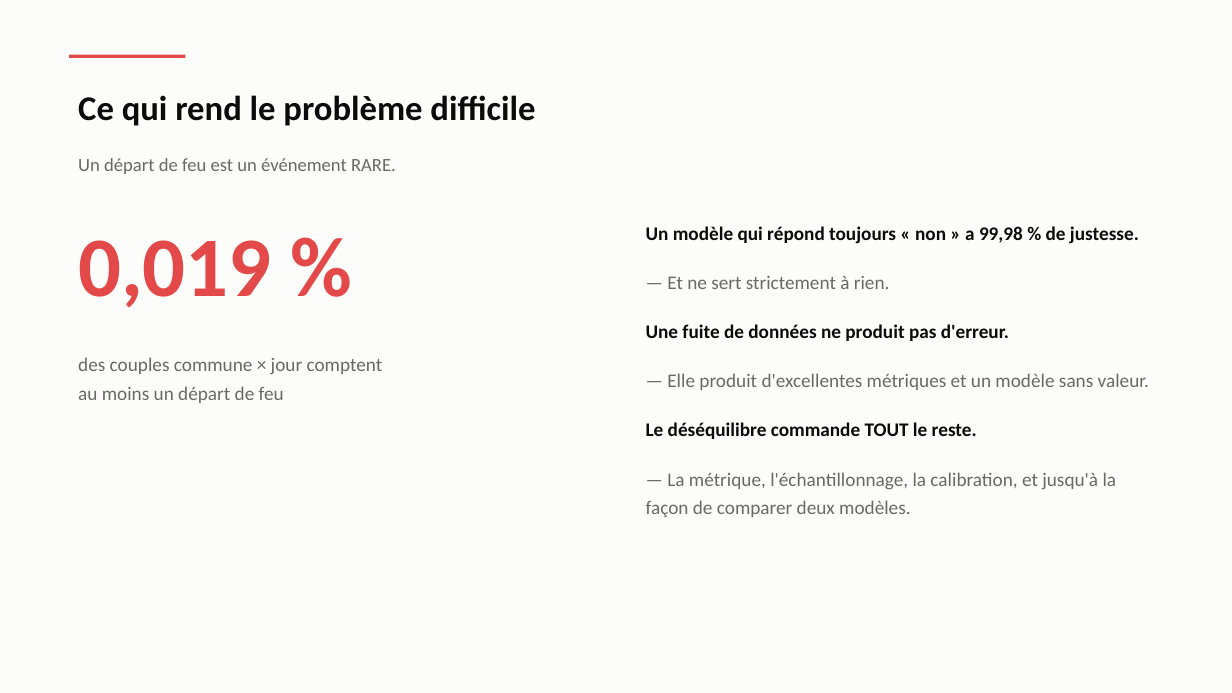
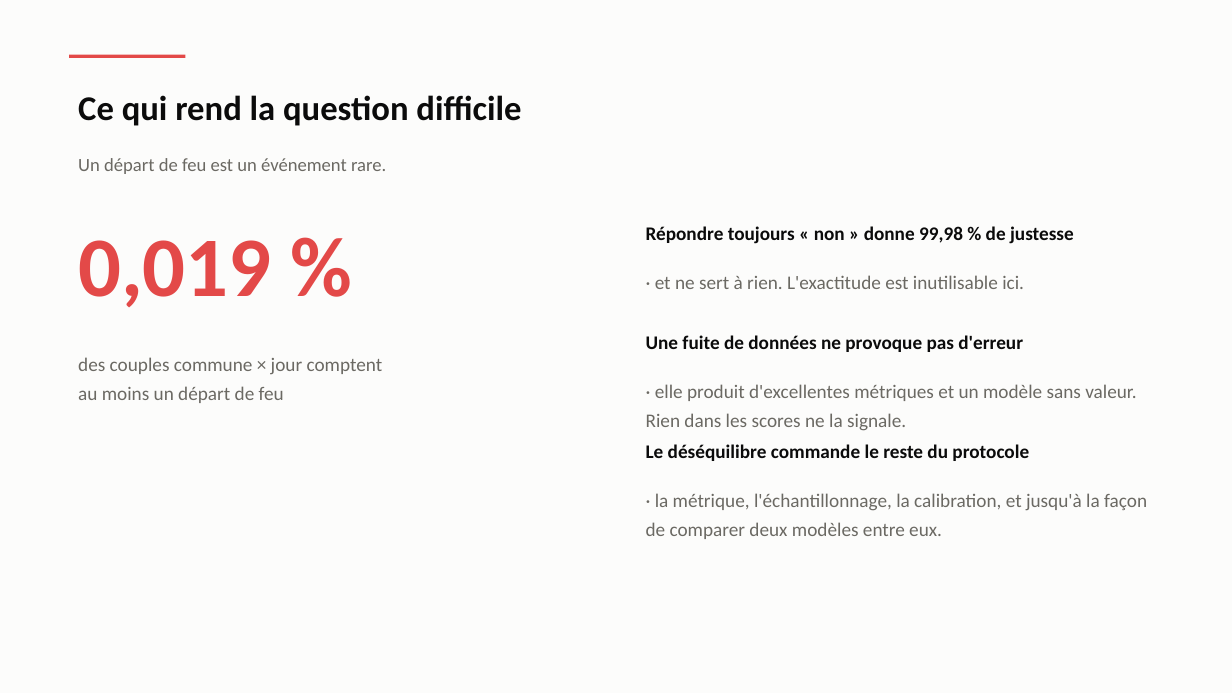
Before and after one commit to Hierogifle/terre-vent-feu-eau-data, a slide deck: slide 7 of presentation/soutenance.pptx (slide 3 before the commit). Drawn at 1232x693 pixels with LibreOffice and Linux fonts; fonts in the diff are those of the drawing. Boxes give left, top, right and bottom in pixels: in the first picture for what was removed or moved away, otherwise in the second. Text is boxed around its words. In the diff, an @@ line names an element or a change of style, - is before the commit and + after.

```diff
--- a/presentation/soutenance.pptx
+++ b/presentation/soutenance.pptx
@@ text at (x1=78, y1=95, x2=521, y2=126): text changed @@
-Ce qui rend le problème difficile
+Ce qui rend la question difficile
@@ text at (x1=78, y1=158, x2=386, y2=174): text changed @@
-Un départ de feu est un événement RARE.
+Un départ de feu est un événement rare.
@@ text at (x1=646, y1=226, x2=1074, y2=244): text changed @@
-Un modèle qui répond toujours « non » a 99,98 % de justesse.
+Répondre toujours « non » donne 99,98 % de justesse
@@ text at (x1=655, y1=275, x2=1024, y2=289): text changed @@
-— Et ne sert strictement à rien.
+· et ne sert à rien. L'exactitude est inutilisable ici.
@@ text at (x1=646, y1=335, x2=1023, y2=352): text changed @@
-Une fuite de données ne produit pas d'erreur.
+Une fuite de données ne provoque pas d'erreur
@@ text at (x1=646, y1=384, x2=1136, y2=431): text changed @@
-— Elle produit d'excellentes métriques et un modèle sans valeur.
+· elle produit d'excellentes métriques et un modèle sans valeur. Rien dans les scores ne la signale.
@@ text at (x1=646, y1=444, x2=1029, y2=461): text changed @@
-Le déséquilibre commande TOUT le reste.
+Le déséquilibre commande le reste du protocole
@@ text at (x1=646, y1=493, x2=1147, y2=539): text changed @@
-— La métrique, l'échantillonnage, la calibration, et jusqu'à la façon de comparer deux modèles.
+· la métrique, l'échantillonnage, la calibration, et jusqu'à la façon de comparer deux modèles entre eux.
```
Also in this commit, not shown: 25 other slides changed, 11 slides added, 5 slides removed, 4 other files.
